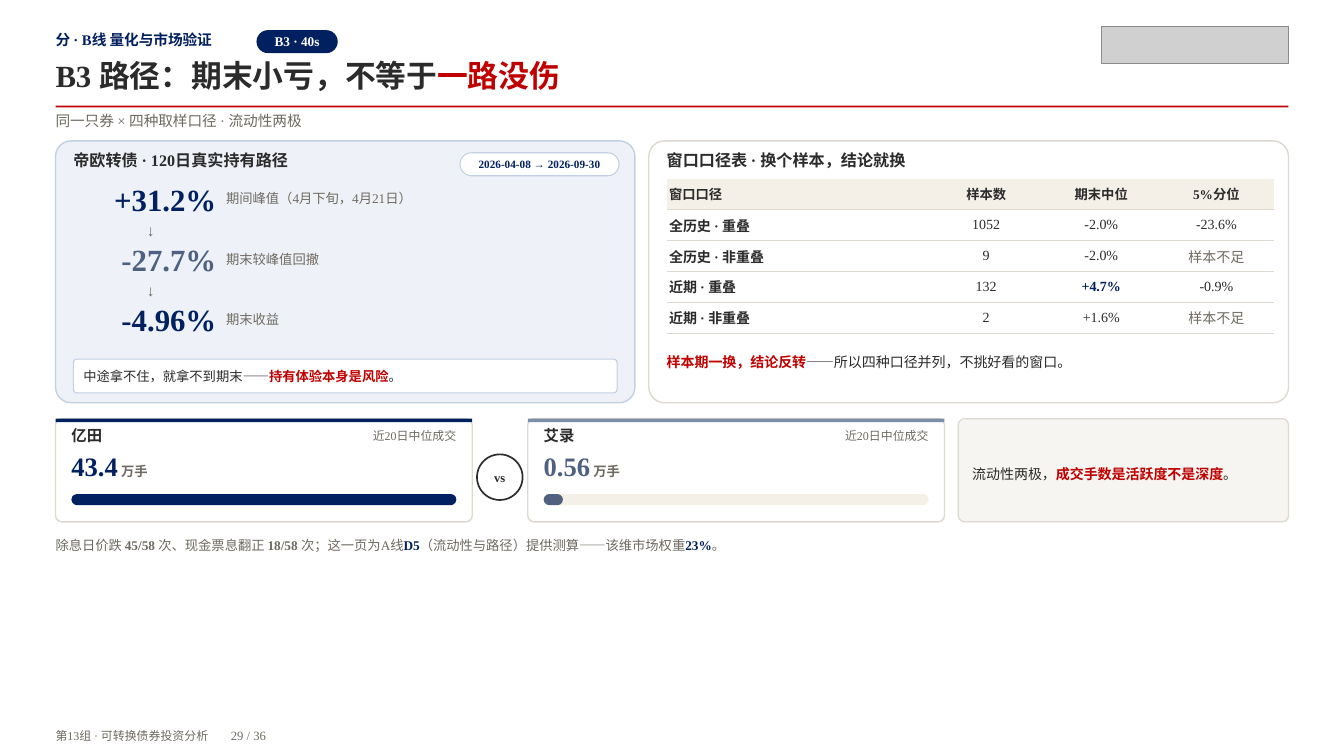
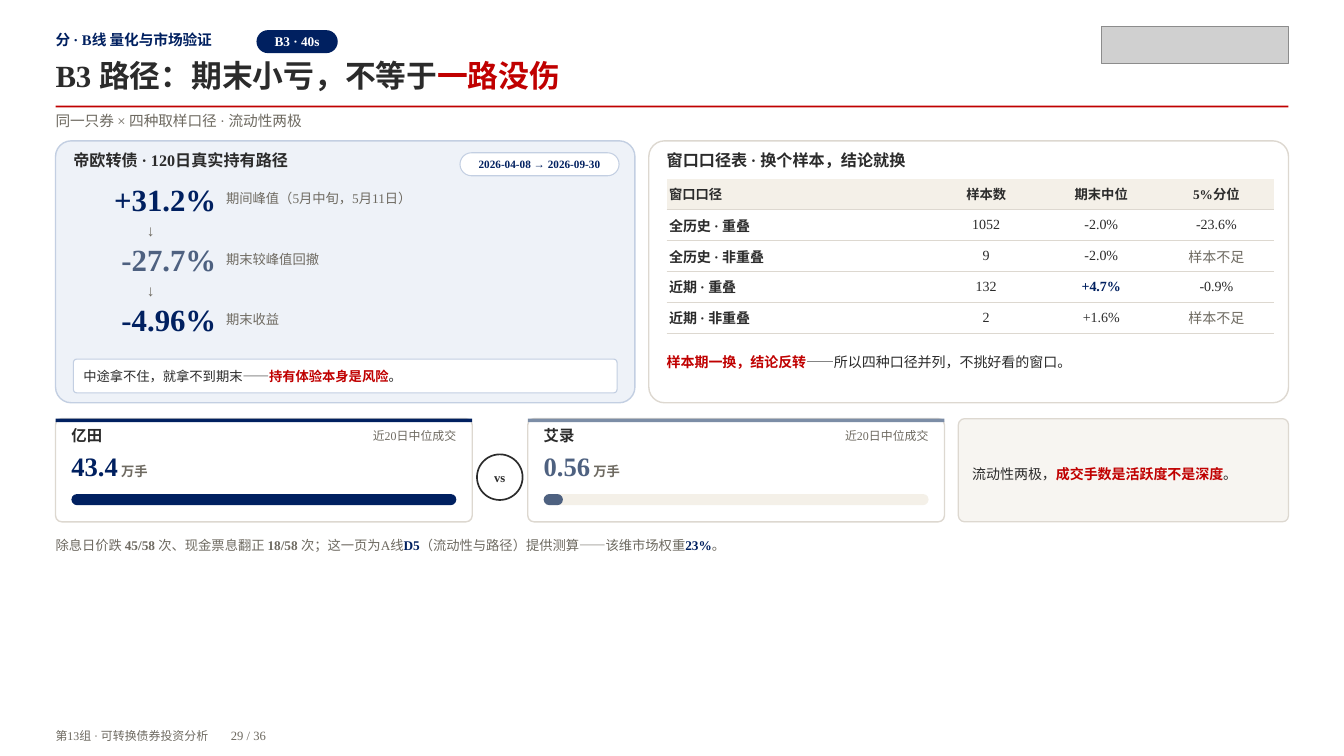
Before and after one commit to Lin7177/cb-analysis-g13, a slide deck: slide 29 of deck/可转债全量版.pptx. Drawn at 1344x756 pixels with LibreOffice and Linux fonts; fonts in the diff are those of the drawing; grey boxes stand for pictures. Boxes give left, top, right and bottom in pixels: in the first picture for what was removed or moved away, otherwise in the second. Text is boxed around its words. In the diff, an @@ line names an element or a change of style, - is before the commit and + after.

Commit message:
errata: 消除全部勘误——主PPT三处数字修正、五件库内证据补齐、文档层清零
主PPT（run级最小编辑，36页/备注复核无扰动，PDF已重出）：
- p29 帝欧峰值改回 5月中旬（5月11日）——库内收盘口径 +31.24% 精确吻合，4-21 仅 +1.79%（原勘误A1，本次纠正早前误改）
- p25 自动化测试 24→11 项（对齐库内 11 个测试函数）
- p33 分年度斜率改为均值口径复算值 +0.30/+0.33/+0.23/+0.31（annual_slope_check.csv 三口径对照在案）

库内补件（B类证据）：
- b3_ex_dividend.py + results/path/dividend_events.csv：除息 58/45/18 三数全部命中
- b1_tree_convergence.py + results/pricing/tree_convergence.csv：401vs801 最大 0.1625% < 0.163% 命中
- b2_holdout_windows.py + results/linkage/{window_stability,holdout_improvement}.csv：三窗口稳定 0.38-0.41；+36.9% 不含息口径不可复现（均值-4.6%/中位+15.4%/胜出均值+42.7%），锚点待内容侧确认
- docs/evidence/财务速览-主PPT提取.csv：18券×5字段 90 行结构化提取

文档：章程 D4 补含息口径声明；weight-estimation.md 横幅升级 v3.0；勘误档案更新为全部消除（遗留 B5 锚点一项待内容侧）

```diff
--- a/deck/可转债全量版.pptx
+++ b/deck/可转债全量版.pptx
@@ text at (x1=226, y1=192, x2=411, y2=204): text changed @@
-期间峰值（4月下旬，4月21日）
+期间峰值（5月中旬，5月11日）
```
Also in this commit, not shown: 2 other slides changed, 14 other files.
